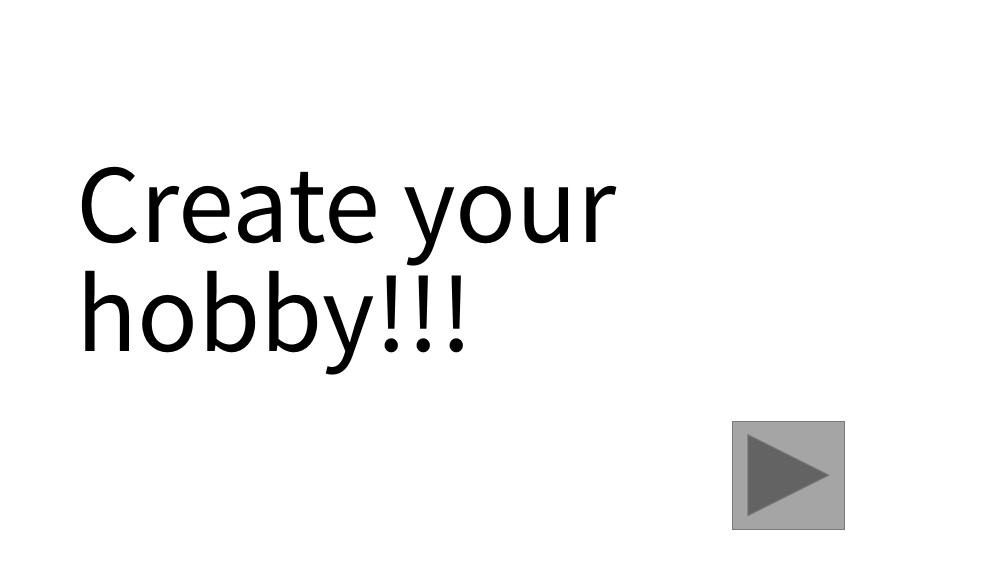
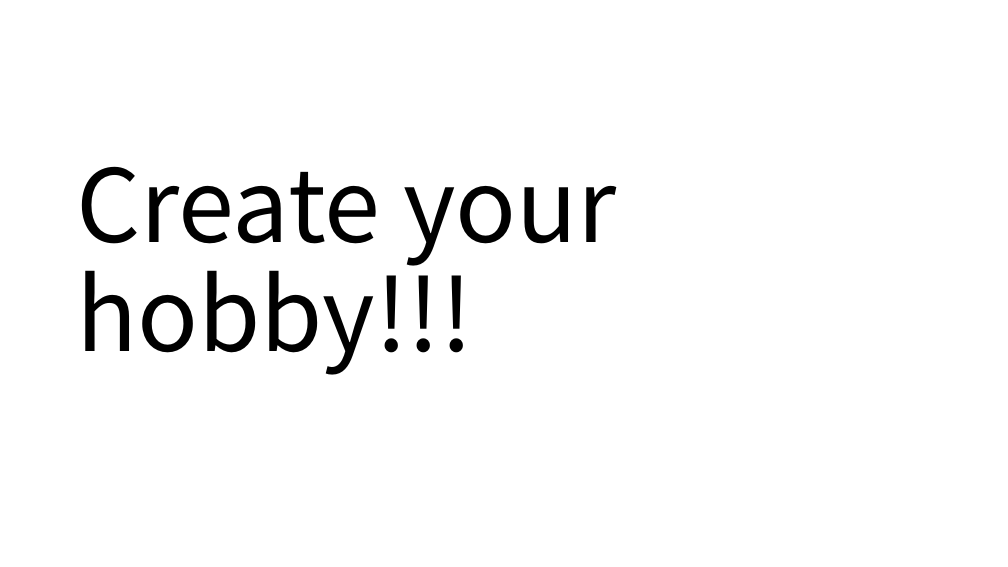
Before and after one commit to jack-app/jackhack2018_C, a slide deck: slide 7 of pptx/こんな趣味いかがですか.pptx. Drawn at 1008x567 pixels with LibreOffice and Linux fonts; fonts in the diff are those of the drawing. Boxes give left, top, right and bottom in pixels: in the first picture for what was removed or moved away, otherwise in the second. Text is boxed around its words. In the diff, an @@ line names an element or a change of style, - is before the commit and + after.

```diff
--- a/pptx/こんな趣味いかがですか.pptx
+++ b/pptx/こんな趣味いかがですか.pptx
@@ action button forward next removed at (x1=733, y1=421, x2=845, y2=529) @@
```
Also in this commit, not shown: 3 other slides changed.
